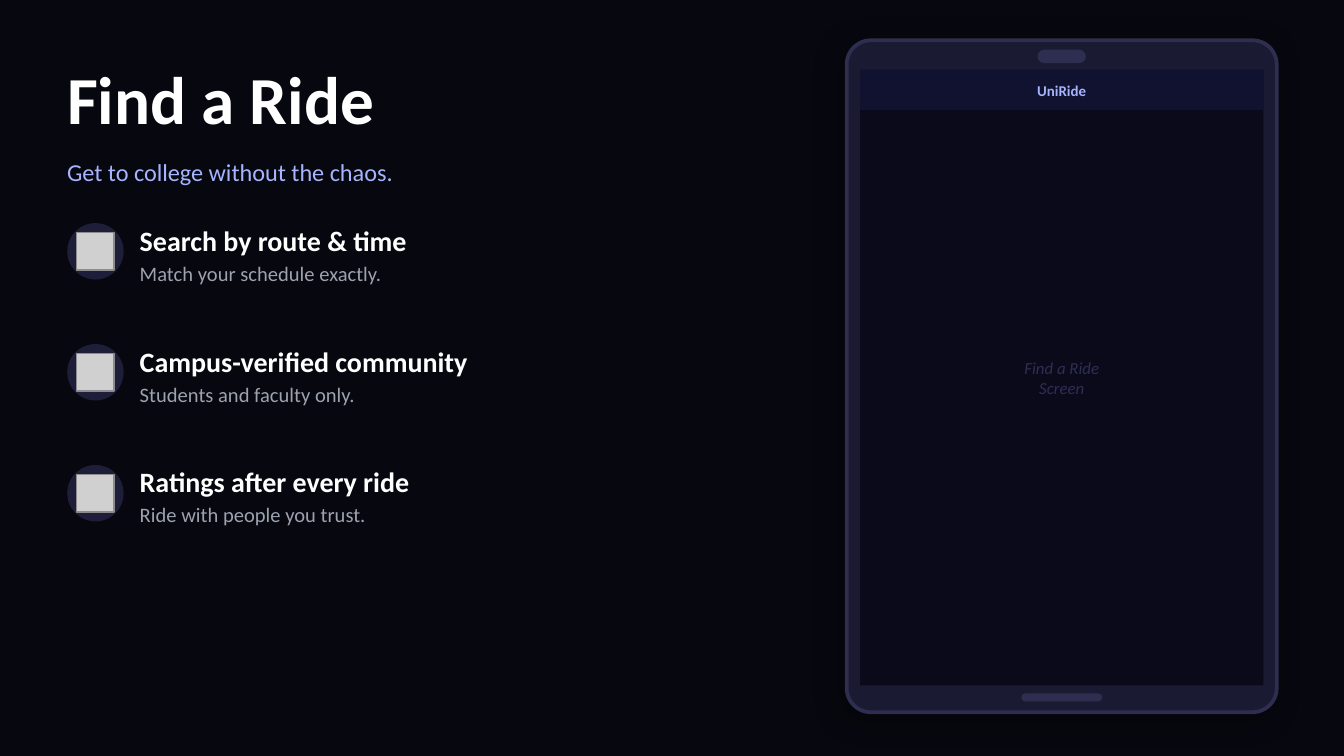
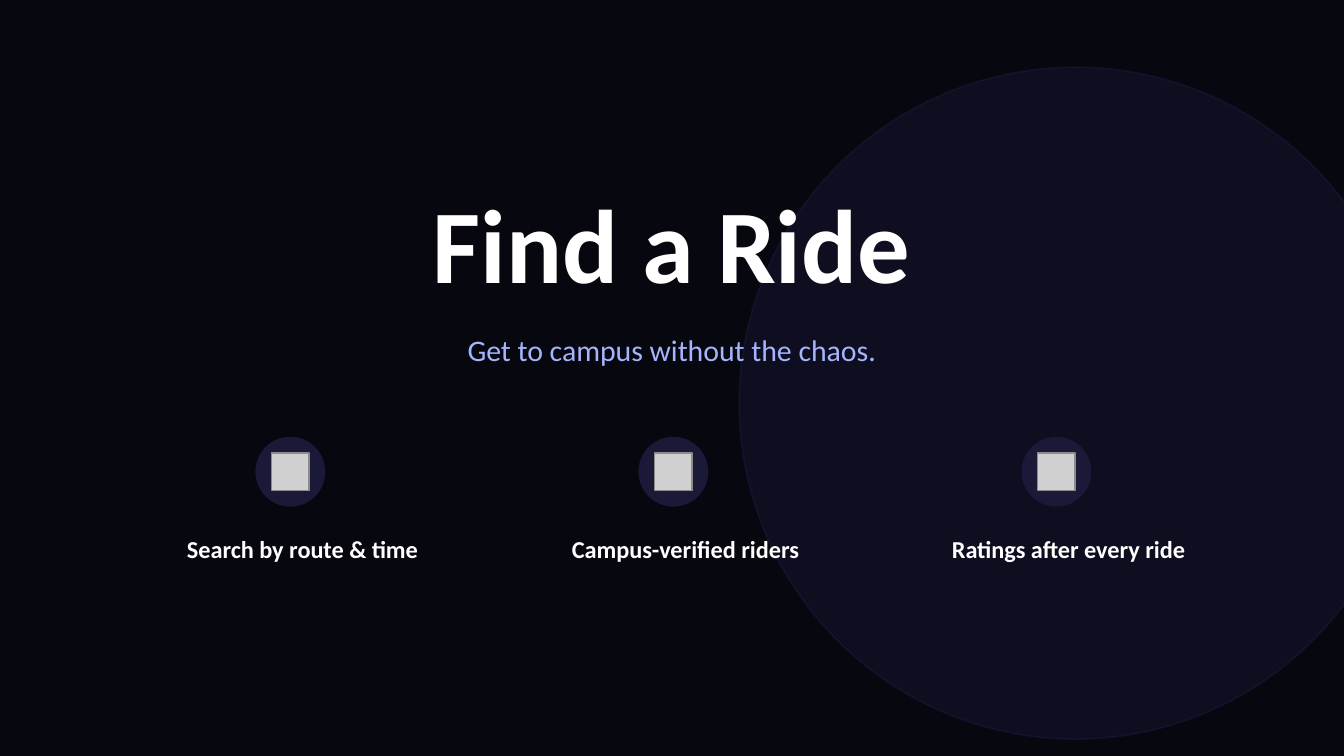
Before and after one commit to iOS-DC/Odyssey-labs-iOS-App, a slide deck: slide 8 of UniRide_Pitch.pptx (slide 7 before the commit). Drawn at 1344x756 pixels with LibreOffice and Linux fonts; fonts in the diff are those of the drawing; grey boxes stand for pictures. Boxes give left, top, right and bottom in pixels: in the first picture for what was removed or moved away, otherwise in the second. Text is boxed around its words. In the diff, an @@ line names an element or a change of style, - is before the commit and + after.

```diff
--- a/UniRide_Pitch.pptx
+++ b/UniRide_Pitch.pptx
@@ rounded rectangle removed at bbox=[847, 40, 1277, 712] @@
@@ rounded rectangle removed at bbox=[1038, 50, 1086, 63] @@
@@ ellipse added at bbox=[739, 67, 1344, 739], fill #6366F1 at 8% opacity, outline #6366F1 1 pt @@
@@ rectangle removed at bbox=[860, 70, 1263, 685] @@
@@ rectangle removed at bbox=[860, 70, 1263, 110] @@
@@ text removed at bbox=[1037, 85, 1086, 96] @@
-UniRide
@@ text "Find a Ride": place and size @@
-text "Find a Ride" at bbox=[67, 77, 374, 125]
+text "Find a Ride" at bbox=[433, 209, 910, 284]
@@ text "Find a Ride" at bbox=[433, 209, 910, 284]: size 36 to 56 pt; alignment left to centre @@
@@ ellipse removed at bbox=[67, 223, 124, 280] @@
@@ text removed at bbox=[140, 267, 381, 285] @@
-Match your schedule exactly.
@@ ellipse removed at bbox=[67, 344, 124, 401] @@
@@ text at bbox=[468, 340, 876, 366]: text changed; size 13 to 16 pt @@
-Get to college without the chaos.
+Get to campus without the chaos.
@@ text removed at bbox=[140, 388, 354, 406] @@
-Students and faculty only.
@@ text removed at bbox=[1024, 363, 1099, 394] @@
-Find a Ride
-Screen
@@ ellipse added at bbox=[255, 437, 325, 507], fill #1A1A38 @@
@@ ellipse added at bbox=[638, 437, 708, 507], fill #1A1A38 @@
@@ ellipse added at bbox=[1021, 437, 1091, 507], fill #1A1A38 @@
@@ ellipse removed at bbox=[67, 465, 124, 521] @@
@@ picture: place and size @@
-picture at bbox=[77, 233, 114, 270]
+picture at bbox=[271, 453, 309, 491]
@@ picture: place and size @@
-picture at bbox=[77, 353, 114, 391]
+picture at bbox=[655, 453, 692, 491]
@@ picture: place and size @@
-picture at bbox=[77, 474, 114, 512]
+picture at bbox=[1038, 453, 1075, 491]
@@ text removed at bbox=[140, 508, 366, 526] @@
-Ride with people you trust.
@@ text "Search by route & time": place and size @@
-text "Search by route & time" at bbox=[140, 231, 406, 256]
+text "Search by route & time" at bbox=[187, 541, 418, 562]
@@ text "Search by route & time" at bbox=[187, 541, 418, 562]: size 15 to 13 pt; alignment left to centre @@
@@ text "Ratings after every ride" at bbox=[952, 541, 1185, 562]: size 15 to 13 pt; alignment left to centre @@
@@ text "Ratings after every ride": place and size @@
-text "Ratings after every ride" at bbox=[140, 472, 409, 497]
+text "Ratings after every ride" at bbox=[952, 541, 1185, 562]
@@ text at bbox=[572, 541, 799, 562]: text changed; size 15 to 13 pt @@
-Campus-verified community
+Campus-verified riders
@@ rounded rectangle removed at bbox=[1021, 694, 1102, 702] @@
```
Also in this commit, not shown: 3 other slides changed, 1 slide added, 4 other files.
